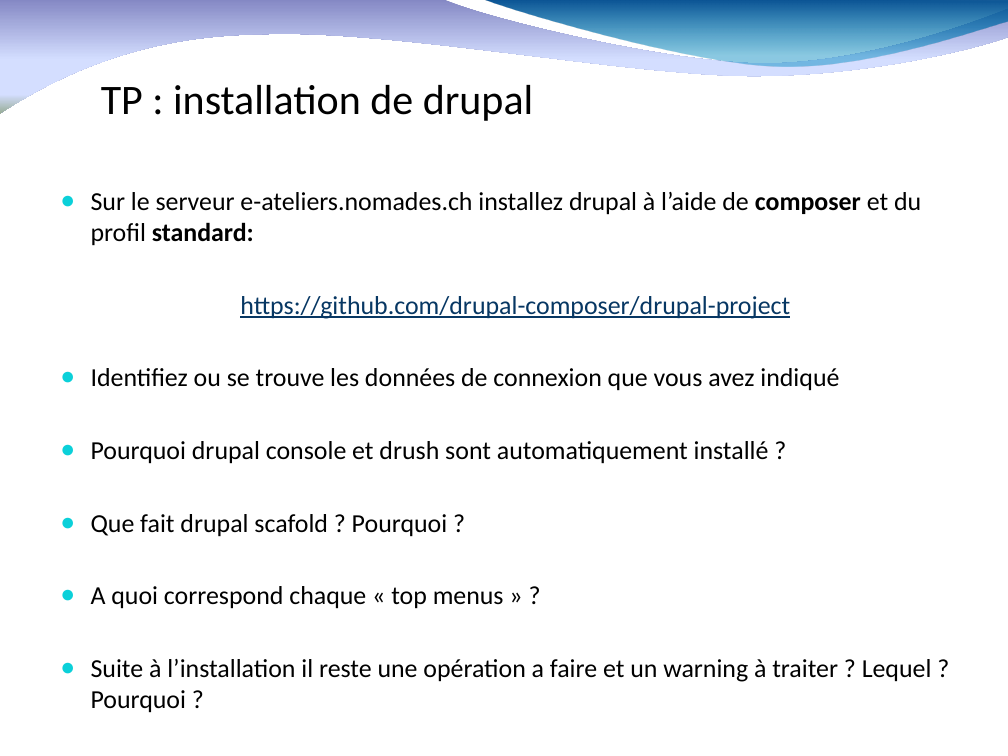
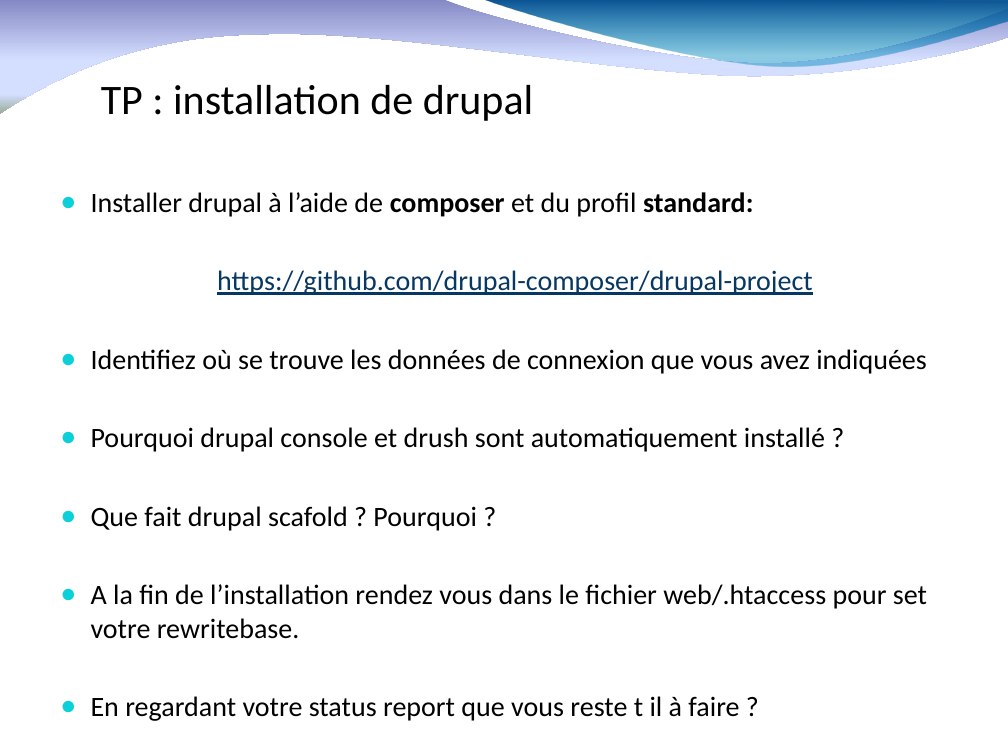
Before and after one commit to fauconv/cours_drupal8, a slide deck: slide 12 of drupal 8 nomades.pptx. Drawn at 1008x756 pixels with LibreOffice and Linux fonts; fonts in the diff are those of the drawing; background and template pictures are left out. Boxes give left, top, right and bottom in pixels: in the first picture for what was removed or moved away, otherwise in the second. Text is boxed around its words. In the diff, an @@ line names an element or a change of style, - is before the commit and + after.

```diff
--- a/drupal 8 nomades.pptx
+++ b/drupal 8 nomades.pptx
@@ text at box(91, 192, 753, 217): text changed; size 18.5 to 20 pt @@
-● Sur le serveur e-ateliers.nomades.ch installez drupal à l’aide de composer et du profil standard:
+● Installer drupal à l’aide de composer et du profil standard:
@@ text at box(91, 270, 825, 531): size 18.5 to 20 pt in "https://github.com/drupal-composer/drupal-project", "Pourquoi drupal console et drush sont automatiquement ...", "Que fait drupal scafold ? Pourquoi ?" @@
@@ text at box(91, 349, 927, 374): text changed; size 18.5 to 20 pt @@
-● Identifiez ou se trouve les données de connexion que vous avez indiqué
+● Identifiez où se trouve les données de connexion que vous avez indiquées
@@ text at box(91, 584, 927, 721): text changed; size 18.5 to 20 pt @@
-● A quoi correspond chaque « top menus » ?
-  ● Suite à l’installation il reste une opération a faire et un warning à traiter ? Lequel ? Pourquoi ?
+  ● A la fin de l’installation rendez vous dans le fichier web/.htaccess pour set votre rewritebase.
+  ● En regardant votre status report que vous reste t il à faire ?
```
Also in this commit, not shown: 18 other slides changed, 11 slides added, 1 slide removed.
